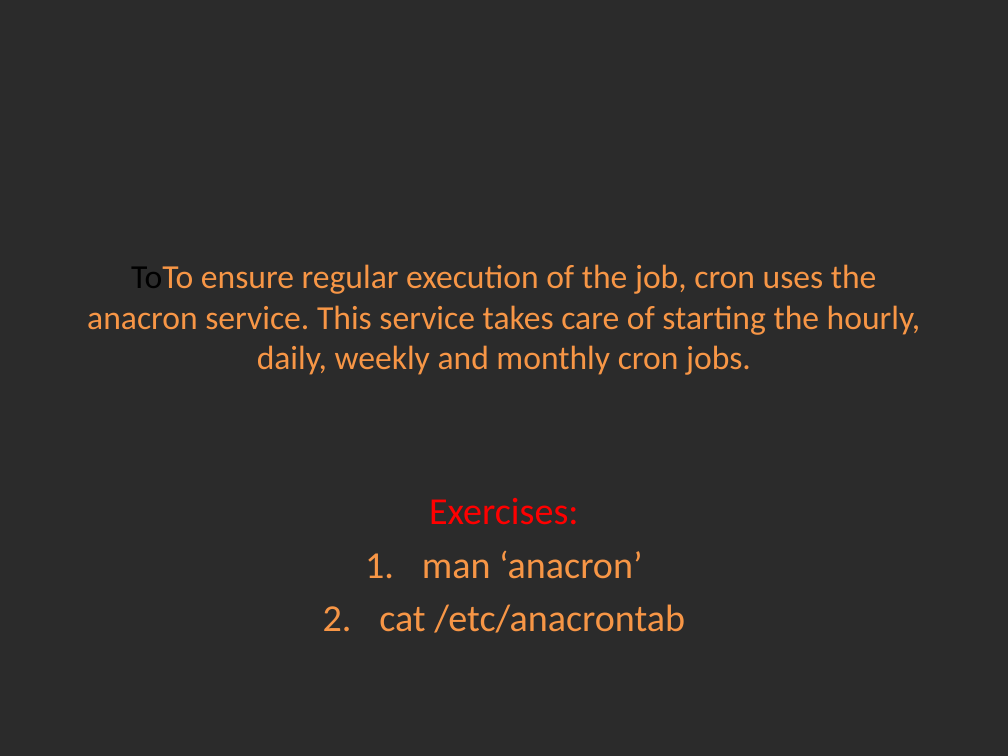
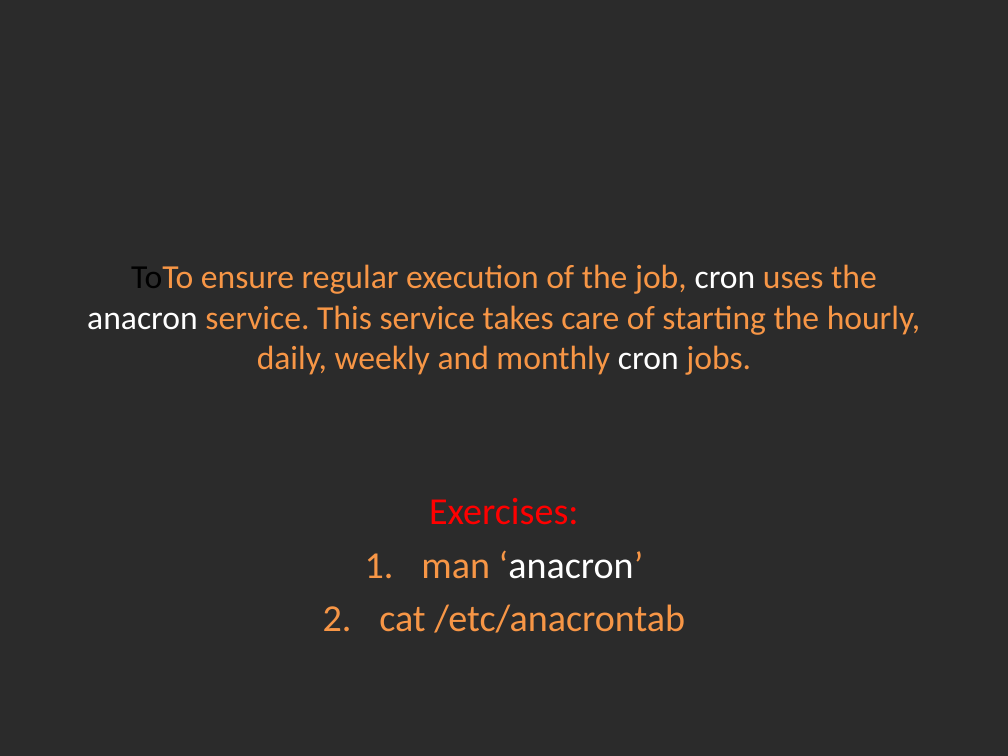
Before and after one commit to Academy-Soft-Intellect/Linux-Course, a slide deck: slide 8 of 09.Softwaremagement_And_Cron/09-SoftwareManagementAndCron.pptx. Drawn at 1008x756 pixels with LibreOffice and Linux fonts; fonts in the diff are those of the drawing; background and template pictures are left out; a plain dark background stands for a picture behind light text. Boxes give left, top, right and bottom in pixels: in the first picture for what was removed or moved away, otherwise in the second. Text is boxed around its words. In the diff, an @@ line names an element or a change of style, - is before the commit and + after.

Commit message:
Cron management.

```diff
--- a/09.Softwaremagement_And_Cron/09-SoftwareManagementAndCron.pptx
+++ b/09.Softwaremagement_And_Cron/09-SoftwareManagementAndCron.pptx
@@ title "ToTo ensure regular execution of ..." at [87, 264, 921, 375]: text colour #F79646 to #FFFFFF in "cron anacron cron" @@
@@ subtitle at [421, 550, 644, 579]: text colour #F79646 to #FFFFFF in "‘anacron’" @@
```
Also in this commit, not shown: 7 other slides changed.
